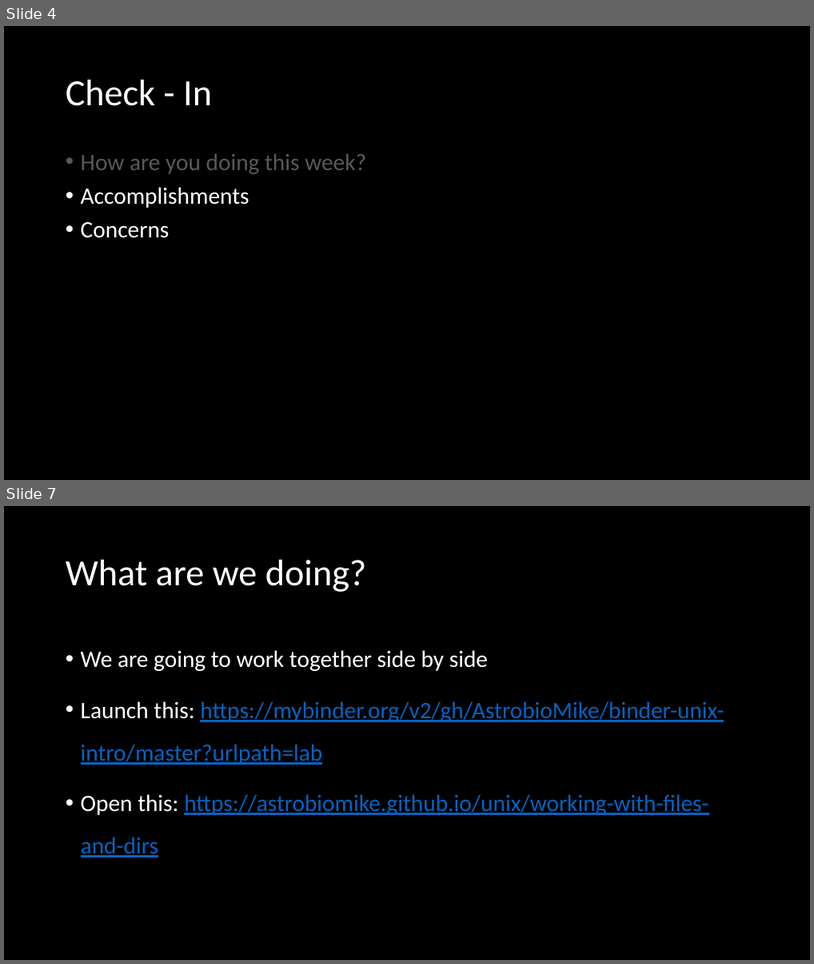
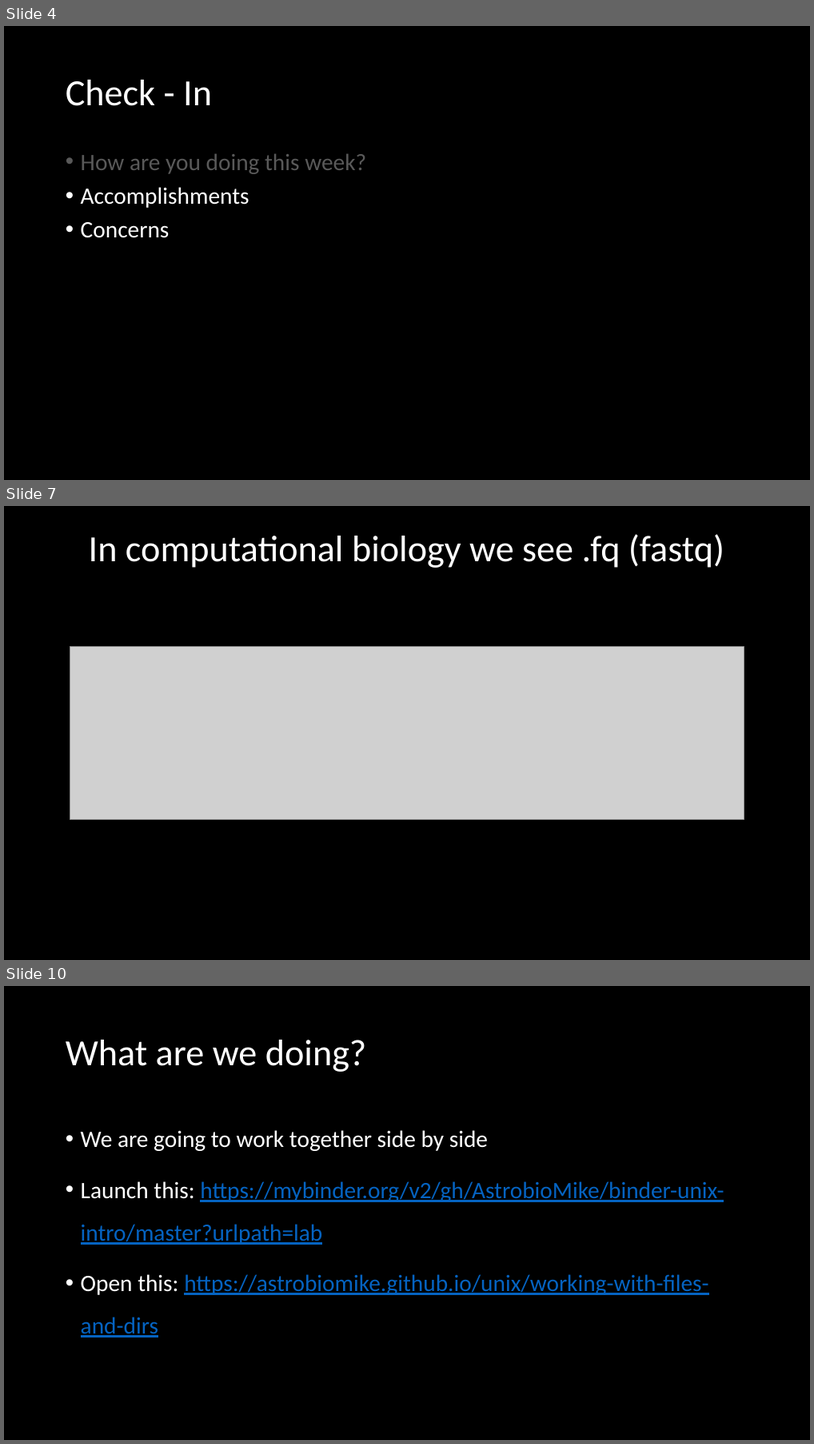
Before and after one commit to madmolecularman/MARC-Summer-2020, a slide deck: resources/coding/coding_necessities_2.pptx. Shown one above the other, each under a label of ours: slides 4 and 7 before the commit, slides 4, 7 and 10 after it; the slides between them are not shown. The pictures are 814x964 and 814x1444 pixels, drawn with LibreOffice and Linux fonts; fonts in the diff are those of the drawing; grey boxes stand for pictures. Boxes give left, top, right and bottom in pixels: in the first picture for what was removed or moved away, otherwise in the second. Text is boxed around its words. In the diff, an @@ line names an element or a change of style, - is before the commit and + after.

```diff
--- a/resources/coding/coding_necessities_2.pptx
+++ b/resources/coding/coding_necessities_2.pptx
@@ slide 7 added at bbox=[4, 506, 810, 960], background #000000 @@
@@ title added at bbox=[89, 534, 725, 568], 44 pt, text #FFFFFF @@
+In computational biology we see .fq (fastq)
@@ picture added at bbox=[70, 647, 745, 820] @@
@@ what was slide 7 is now slide 10 @@
```
Also in this commit, not shown: 5 slides changed, 3 other slides added, 3 slides removed, 1 other file.
